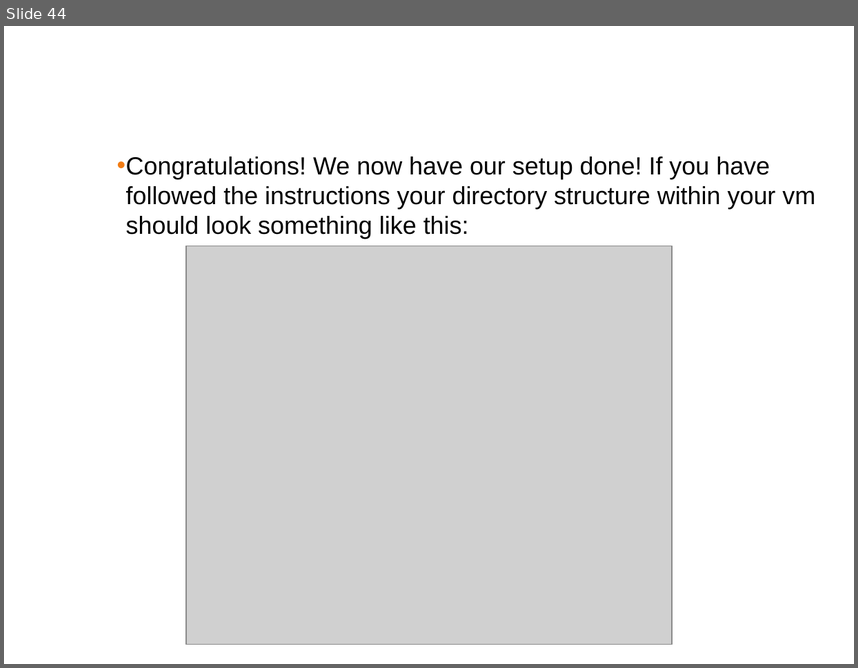
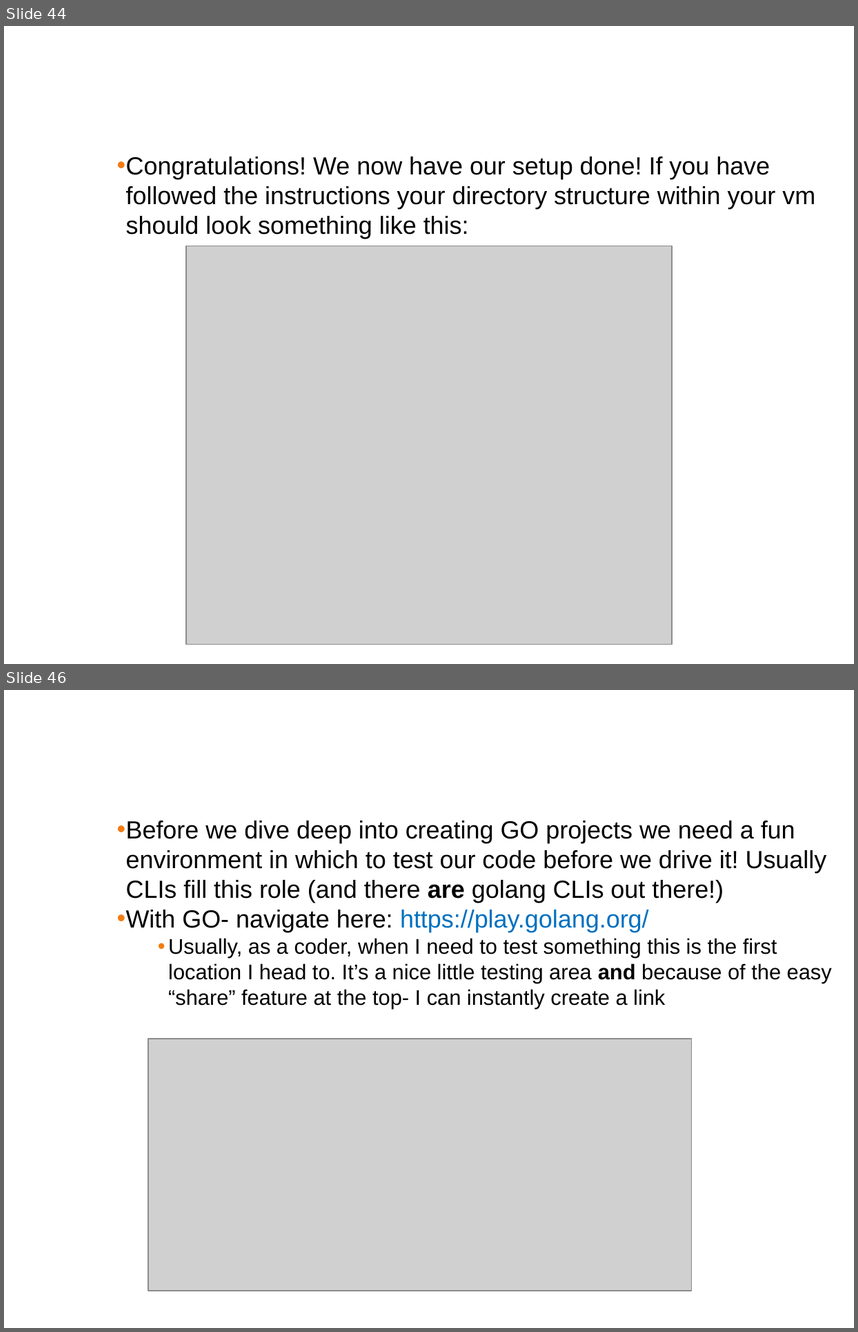
Before and after one commit to ferninphilly/golang_vmware, a slide deck: Module_One/presentations/module_1_presentation.pptx. Shown one above the other, each under a label of ours: slide 44 before the commit, slides 44 and 46 after it; the slides between them are not shown. The pictures are 858x668 and 858x1332 pixels, drawn with LibreOffice and Linux fonts; fonts in the diff are those of the drawing; grey boxes stand for pictures; background and template pictures are left out. Boxes give left, top, right and bottom in pixels: in the first picture for what was removed or moved away, otherwise in the second. Text is boxed around its words. In the diff, an @@ line names an element or a change of style, - is before the commit and + after.

```diff
--- a/Module_One/presentations/module_1_presentation.pptx
+++ b/Module_One/presentations/module_1_presentation.pptx
@@ slide 46 added at (4,690,854,1328), background #FFFFFF @@
@@ title added at (11,704,846,767), 38 pt, text #FFFFFF @@
+Golang Playground
@@ text added at (117,820,832,1009), 21 pt, text #000000 @@
+    • Before we dive deep into creating GO projects we need a fun environment in which to test our code before we drive it! Usually CLIs fill this role (and there are golang CLIs out there!)
+    • With GO- navigate here: https://play.golang.org/
+      • Usually, as a coder, when I need to test something this is the first location I head to. It’s a nice little testing area and because of the easy “share” feature at the top- I can instantly create a link
@@ picture added at (148,1038,692,1290) @@
```
Also in this commit, not shown: 6 other slides added, 1 slide removed, 3 other files.
